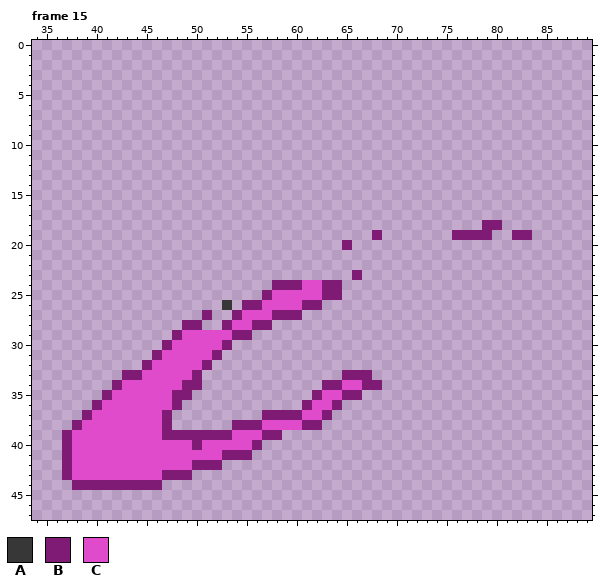
Edited in one commit: pixel-art file (Assets/Art/Character/SnowWhite/Sprite/SnowWhite_Slash-VFXHit.aseprite). This is how it looked before the edit.
90x48 pixels, 29 frames. Shown: frame 15: x 34..89, y 0..47. The commit also changed other frames, which this record leaves out.
Palette (. is transparent): A #373737  B #7f1a75  C #e04bcb
Now the later version:
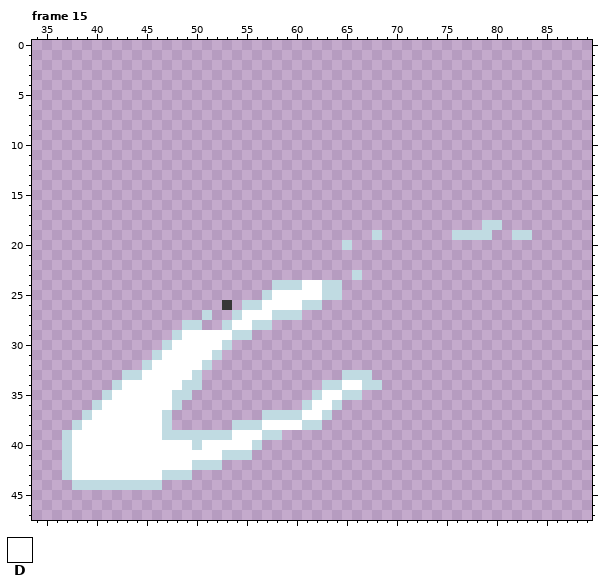
Colours new in this view: D #ffffff
Change:
@@ palette @@
-B #7f1a75
+B #c0dbe2
--- frame 15, layer "slash2"
@@ x 36..68 @@
 23 ..............................B..
-24 ......................BBBCCBB....
-25 .....................BCCCCCBB....
-26 .................A.BBCCCCBB......
-27 ...............B..BCCCBBB........
-28 .............BB..BCCBB...........
-29 ............BCCCCCBB.............
-30 ...........BCCCCCB...............
-31 ..........BCCCCCB................
-32 .........BCCCCCB.................
-33 .......BBCCCCCB..............BBB.
-34 ......BCCCCCCBB............BBCCBB
-35 .....BCCCCCCBB............BCCBB..
-36 ....BCCCCCCCB............BCCB....
-37 ...BCCCCCCCB.........BBBBCCB.....
-38 ..BCCCCCCCCB......BBBCCCCBB......
-39 .BCCCCCCCCCBBBBBBBCCCBB..........
-40 .BCCCCCCCCCCCCBCCCCCB............
-41 .BCCCCCCCCCCCCCCCBBB.............
-42 .BCCCCCCCCCCCCBBB................
-43 .BCCCCCCCCCBBB...................
+24 ......................BBBDDBB....
+25 .....................BDDDDDBB....
+26 .................A.BBDDDDBB......
+27 ...............B..BDDDBBB........
+28 .............BB..BDDBB...........
+29 ............BDDDDDBB.............
+30 ...........BDDDDDB...............
+31 ..........BDDDDDB................
+32 .........BDDDDDB.................
+33 .......BBDDDDDB..............BBB.
+34 ......BDDDDDDBB............BBDDBB
+35 .....BDDDDDDBB............BDDBB..
+36 ....BDDDDDDDB............BDDB....
+37 ...BDDDDDDDB.........BBBBDDB.....
+38 ..BDDDDDDDDB......BBBDDDDBB......
+39 .BDDDDDDDDDBBBBBBBDDDBB..........
+40 .BDDDDDDDDDDDDBDDDDDB............
+41 .BDDDDDDDDDDDDDDDBBB.............
+42 .BDDDDDDDDDDDDBBB................
+43 .BDDDDDDDDDBBB...................
 44 ..BBBBBBBBB......................
